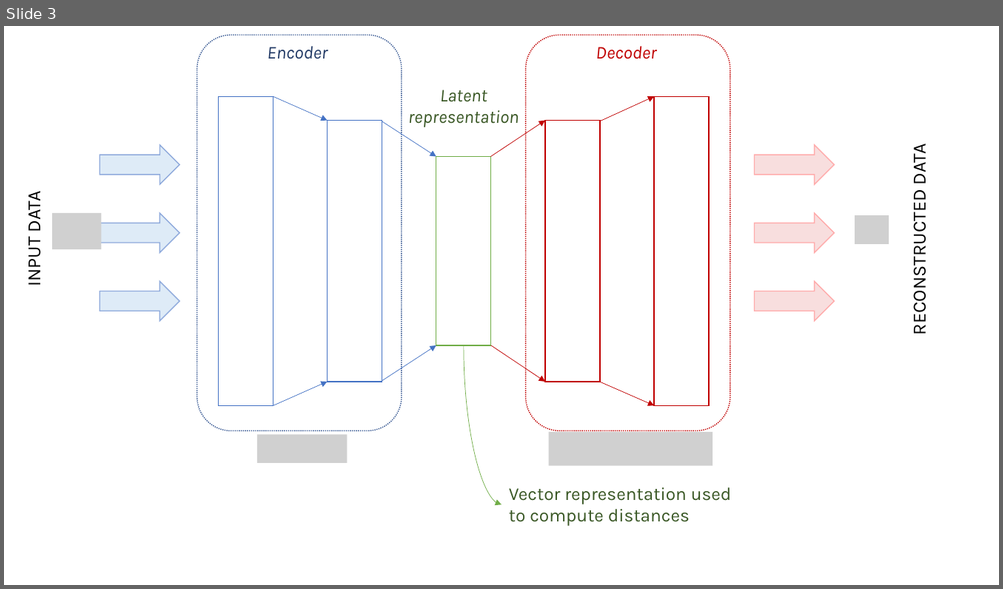
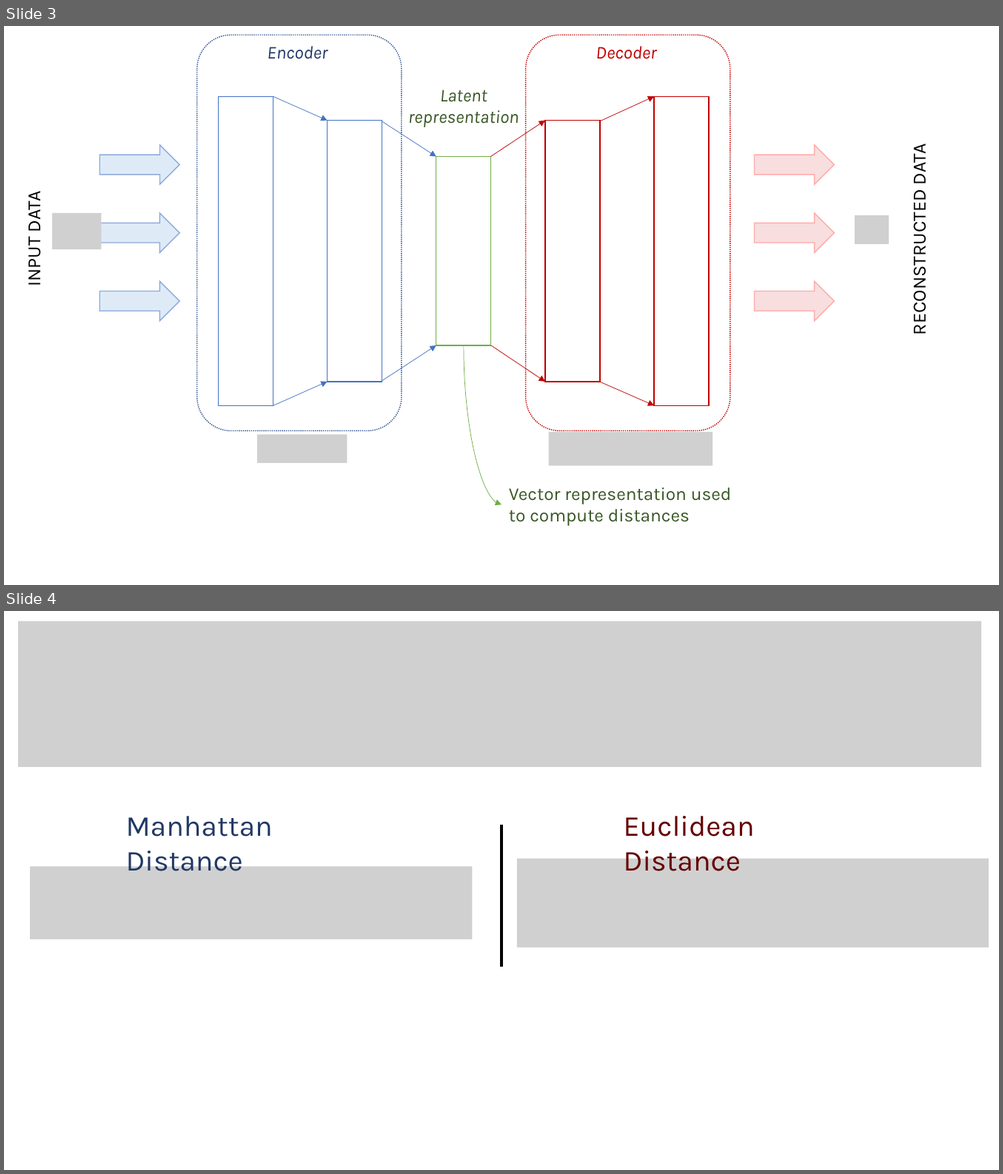
Before and after one commit to dimartinot/Text-Semantic-Similarity, a slide deck: article/text_similarity_support.pptx. Shown one above the other, each under a label of ours: slide 3 before the commit, slides 3 and 4 after it. The pictures are 1003x589 and 1003x1174 pixels, drawn with LibreOffice and Linux fonts; fonts in the diff are those of the drawing; grey boxes stand for pictures. Boxes give left, top, right and bottom in pixels: in the first picture for what was removed or moved away, otherwise in the second. Text is boxed around its words. In the diff, an @@ line names an element or a change of style, - is before the commit and + after.

```diff
--- a/article/text_similarity_support.pptx
+++ b/article/text_similarity_support.pptx
@@ slide 4 added at (4, 611, 999, 1170), background #FFFFFF @@
@@ picture added at (18, 621, 982, 768) @@
@@ text added at (126, 816, 273, 878), 28 pt, text #203864 @@
+Manhattan Distance
@@ line added from (502, 824) to (502, 968), #000000 3 pt @@
@@ text added at (623, 816, 754, 871), 28 pt, text #640000 @@
+Euclidean Distance
@@ picture added at (30, 867, 472, 940) @@
@@ picture added at (517, 859, 988, 948) @@
```
Also in this commit, not shown: 2 other slides added, 2 slides removed, 4 other files.
